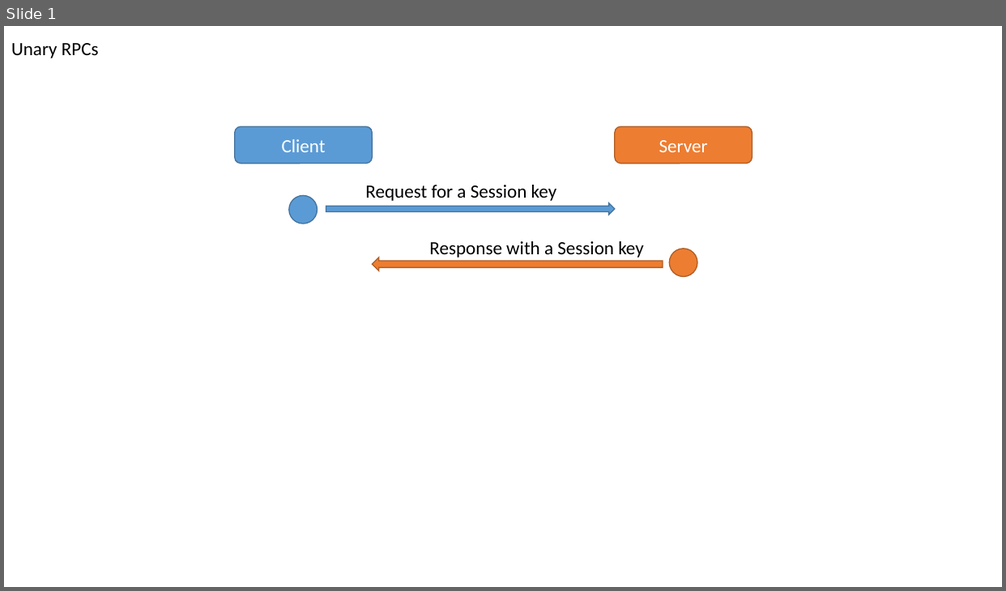
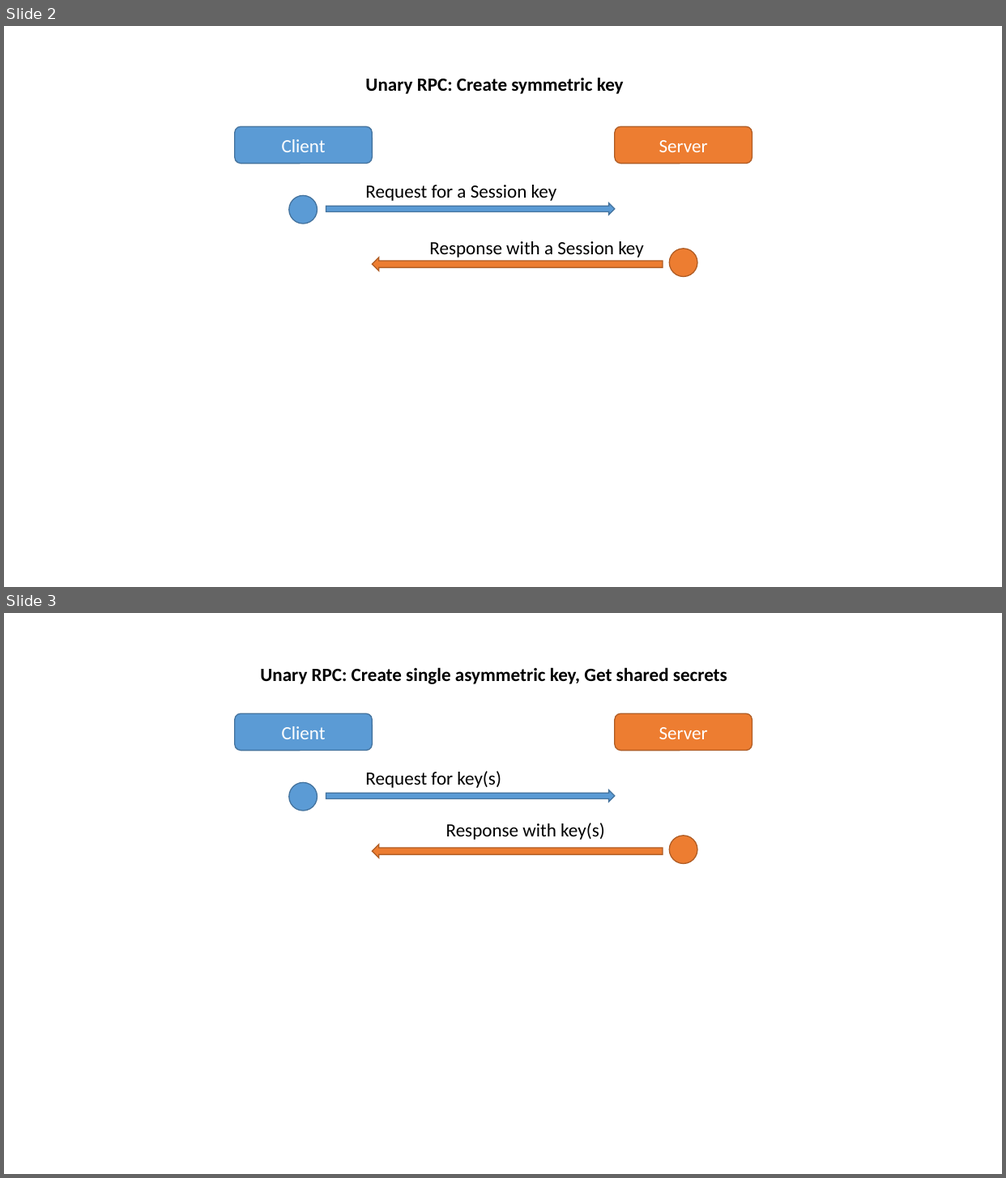
Before and after one commit to KarateJB/KMS.gRPC, a slide deck: doc/Architecture.pptx. Shown one above the other, each under a label of ours: slide 1 before the commit, slides 2 and 3 after it. The pictures are 1006x591 and 1006x1178 pixels, drawn with LibreOffice and Linux fonts; fonts in the diff are those of the drawing. Boxes give left, top, right and bottom in pixels: in the first picture for what was removed or moved away, otherwise in the second. Text is boxed around its words. In the diff, an @@ line names an element or a change of style, - is before the commit and + after.

```diff
--- a/doc/Architecture.pptx
+++ b/doc/Architecture.pptx
@@ slide 3 added at bbox=[4, 613, 1002, 1174], background #FFFFFF @@
@@ text added at bbox=[260, 667, 727, 684], 18 pt, text #000000, bold @@
+Unary RPC: Create single asymmetric key, Get shared secrets
@@ rounded rectangle added at bbox=[235, 713, 373, 750], fill #5B9BD5, outline #43739E 1 pt, 18 pt, text #FFFFFF @@
+Client
@@ rounded rectangle added at bbox=[615, 713, 752, 750], fill #ED7D31, outline #AF5C24 1 pt, 18 pt, text #FFFFFF @@
+Server
@@ text added at bbox=[365, 771, 501, 788], 18 pt, text #000000 @@
+Request for key(s)
@@ ellipse added at bbox=[289, 783, 317, 811], fill #5B9BD5, outline #43739E 1 pt @@
@@ right arrow added at bbox=[326, 790, 615, 803], fill #5B9BD5, outline #43739E 1 pt @@
@@ text added at bbox=[446, 823, 605, 840], 18 pt, text #000000 @@
+Response with key(s)
@@ right arrow added at bbox=[373, 845, 663, 858], fill #ED7D31, outline #AF5C24 1 pt @@
@@ ellipse added at bbox=[670, 835, 698, 864], fill #ED7D31, outline #AF5C24 1 pt @@
@@ what was slide 1 is now slide 2 @@
@@ slide 2 changed as well @@
@@ text at bbox=[365, 77, 624, 94]: text changed; bold on @@
-Unary RPCs
+Unary RPC: Create symmetric key
```
Also in this commit, not shown: 4 other slides changed, 2 other slides added, 6 other files.
